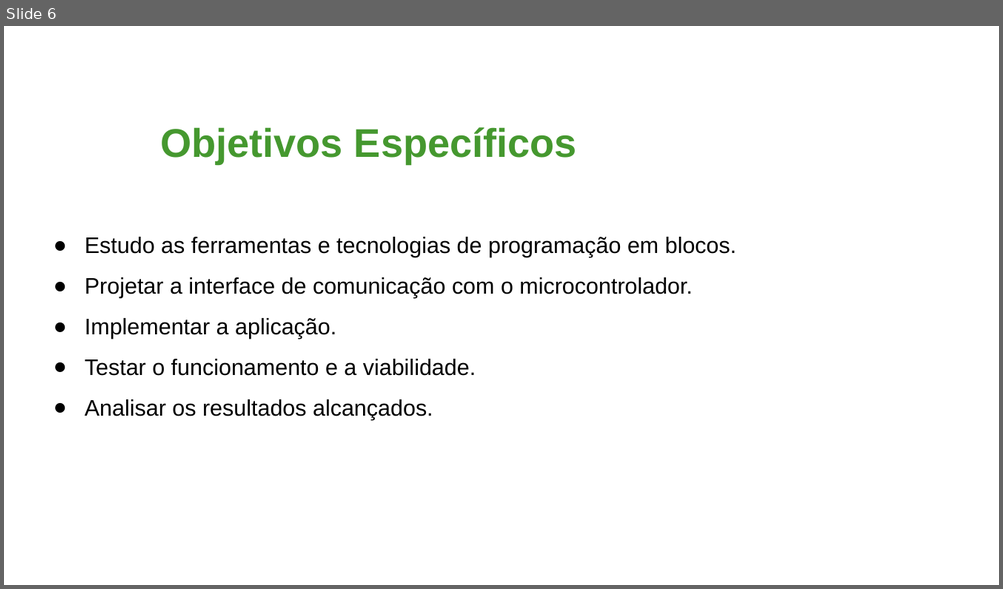
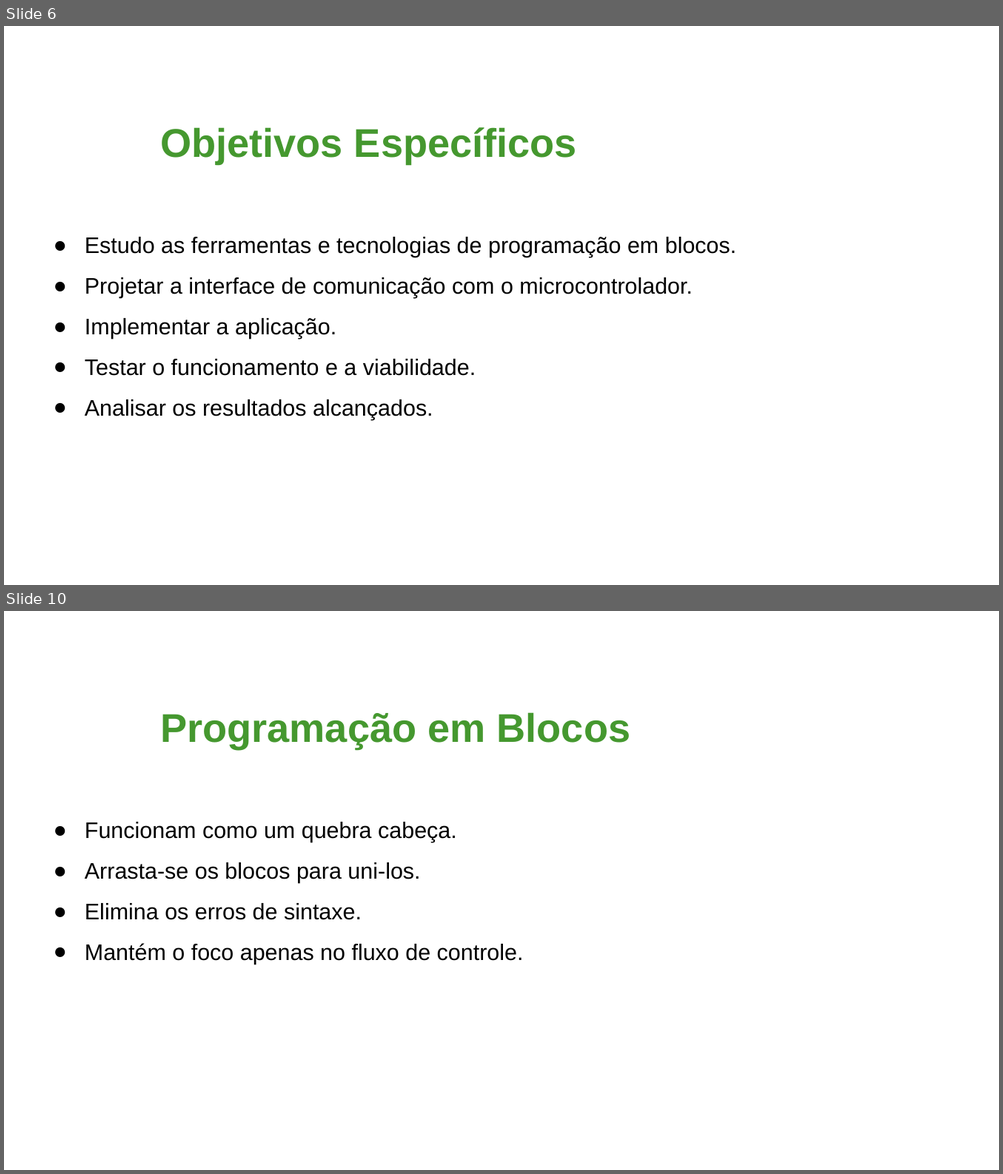
Before and after one commit to NycolasAbreu/Buggy_TCC, a slide deck: Slides TCC.pptx. Shown one above the other, each under a label of ours: slide 6 before the commit, slides 6 and 10 after it; the slides between them are not shown. The pictures are 1003x589 and 1003x1174 pixels, drawn with LibreOffice and Linux fonts; fonts in the diff are those of the drawing; background and template pictures are left out. Boxes give left, top, right and bottom in pixels: in the first picture for what was removed or moved away, otherwise in the second. Text is boxed around its words. In the diff, an @@ line names an element or a change of style, - is before the commit and + after.

```diff
--- a/Slides TCC.pptx
+++ b/Slides TCC.pptx
@@ slide 10 added at bbox=[4, 611, 999, 1170], background picture (left out) @@
@@ title added at bbox=[160, 712, 630, 749], 32 pt, text #45982F, bold @@
+Programação em Blocos
@@ text added at bbox=[85, 822, 523, 965], 18 pt, text #000000 @@
+● Funcionam como um quebra cabeça.
+● Arrasta-se os blocos para uni-los.
+● Elimina os erros de sintaxe.
+● Mantém o foco apenas no fluxo de controle.
```
Also in this commit, not shown: 1 slide changed, 3 other slides added, 1 slide removed.
